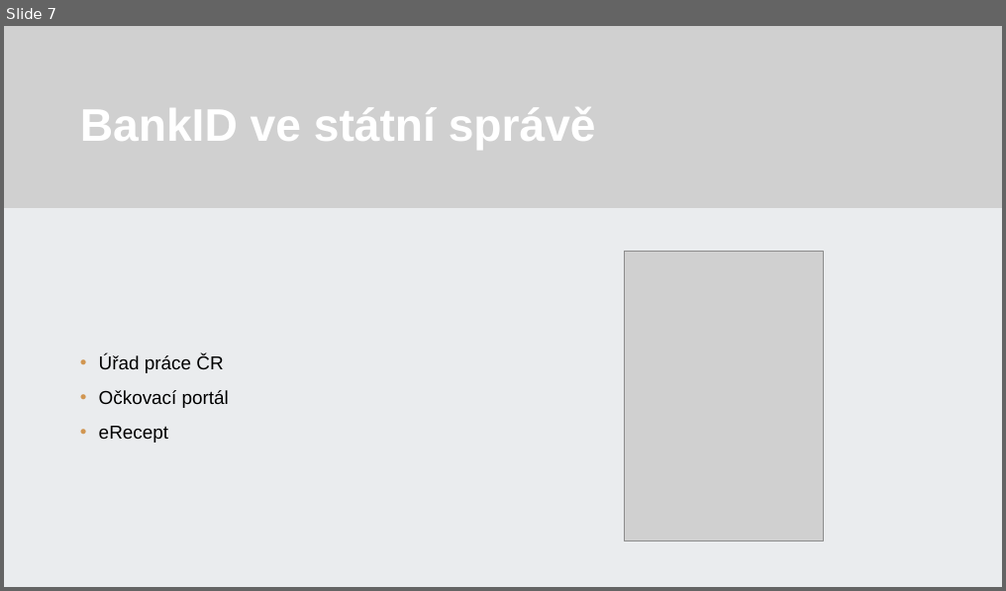
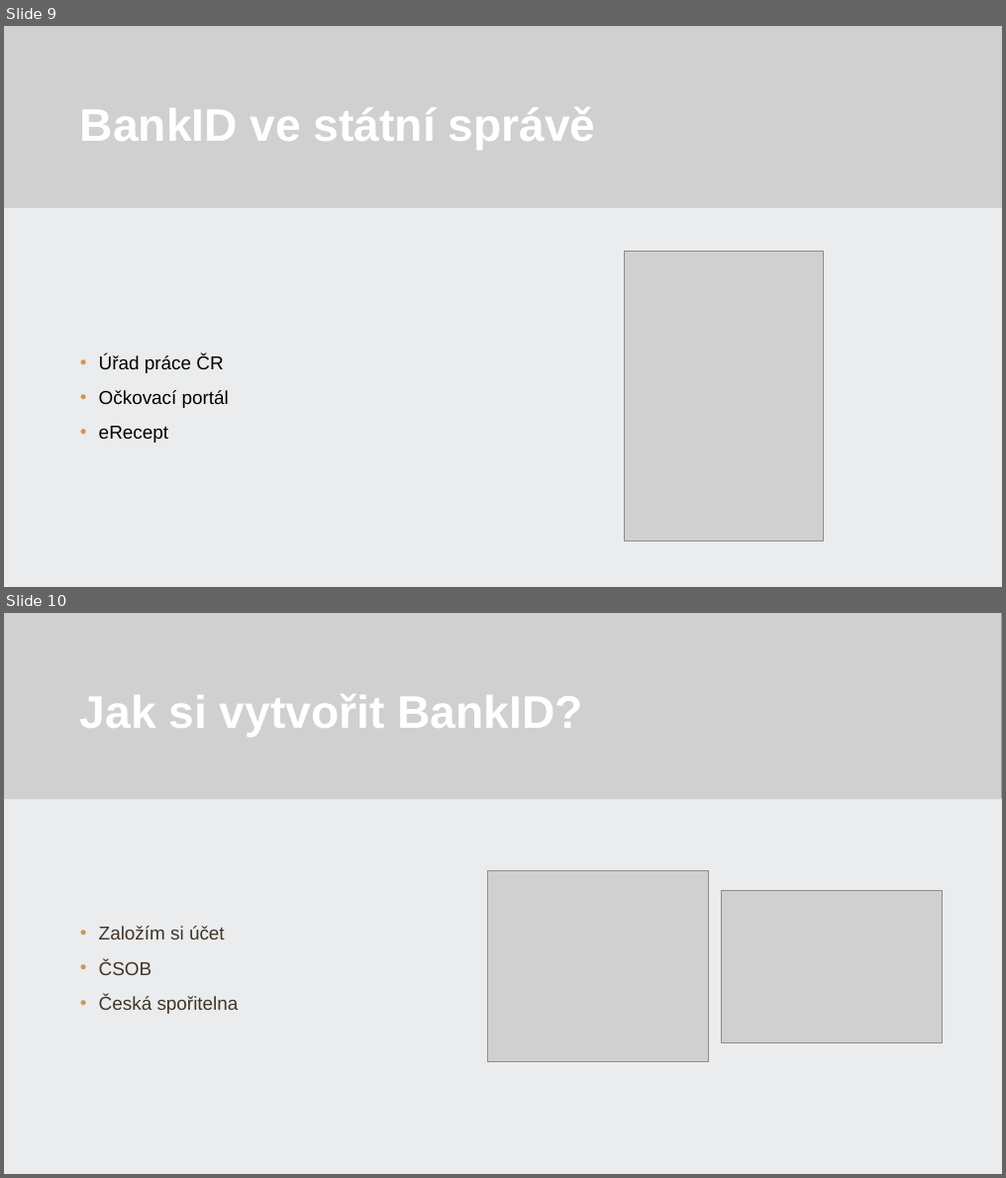
Before and after one commit to 22maixner/prezentace, a slide deck: Maixner.pptx. Shown one above the other, each under a label of ours: slide 7 before the commit, slides 9 and 10 after it. The pictures are 1006x591 and 1006x1178 pixels, drawn with LibreOffice and Linux fonts; fonts in the diff are those of the drawing; grey boxes stand for pictures; background and template pictures are left out. Boxes give left, top, right and bottom in pixels: in the first picture for what was removed or moved away, otherwise in the second. Text is boxed around its words. In the diff, an @@ line names an element or a change of style, - is before the commit and + after.

```diff
--- a/Maixner.pptx
+++ b/Maixner.pptx
@@ slide 10 added at box(4, 613, 1002, 1174), background #FFFFFF @@
@@ rectangle added at box(4, 613, 1002, 1174), fill #FFFFFF @@
@@ rectangle added at box(4, 613, 1002, 1174), fill #E2E5E8 at 70% opacity @@
@@ rectangle added at box(4, 613, 1002, 799), fill #5B4933 @@
@@ picture added at box(4, 613, 1002, 799) @@
@@ title added at box(80, 694, 583, 737), 44 pt, text #FFFFFF, bold @@
+Jak si vytvořit BankID?
@@ picture added at box(488, 871, 709, 1062) @@
@@ picture added at box(721, 891, 942, 1044) @@
@@ text added at box(99, 926, 239, 1014), 18 pt, text #413424 @@
+• Založím si účet
+• ČSOB
+• Česká spořitelna
@@ what was slide 7 is now slide 9 @@
```
Also in this commit, not shown: 2 slides changed, 4 other slides added, 4 slides removed.
